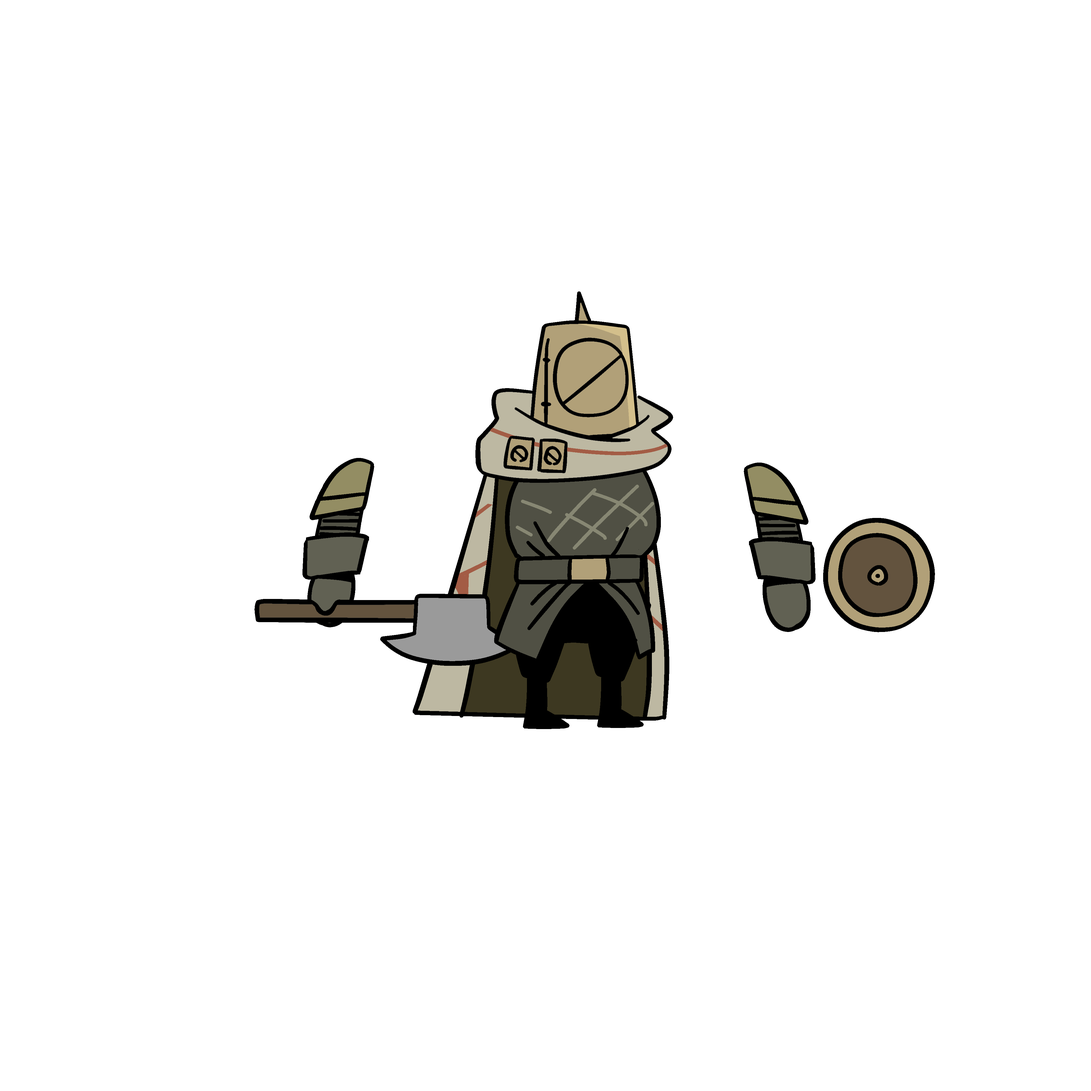
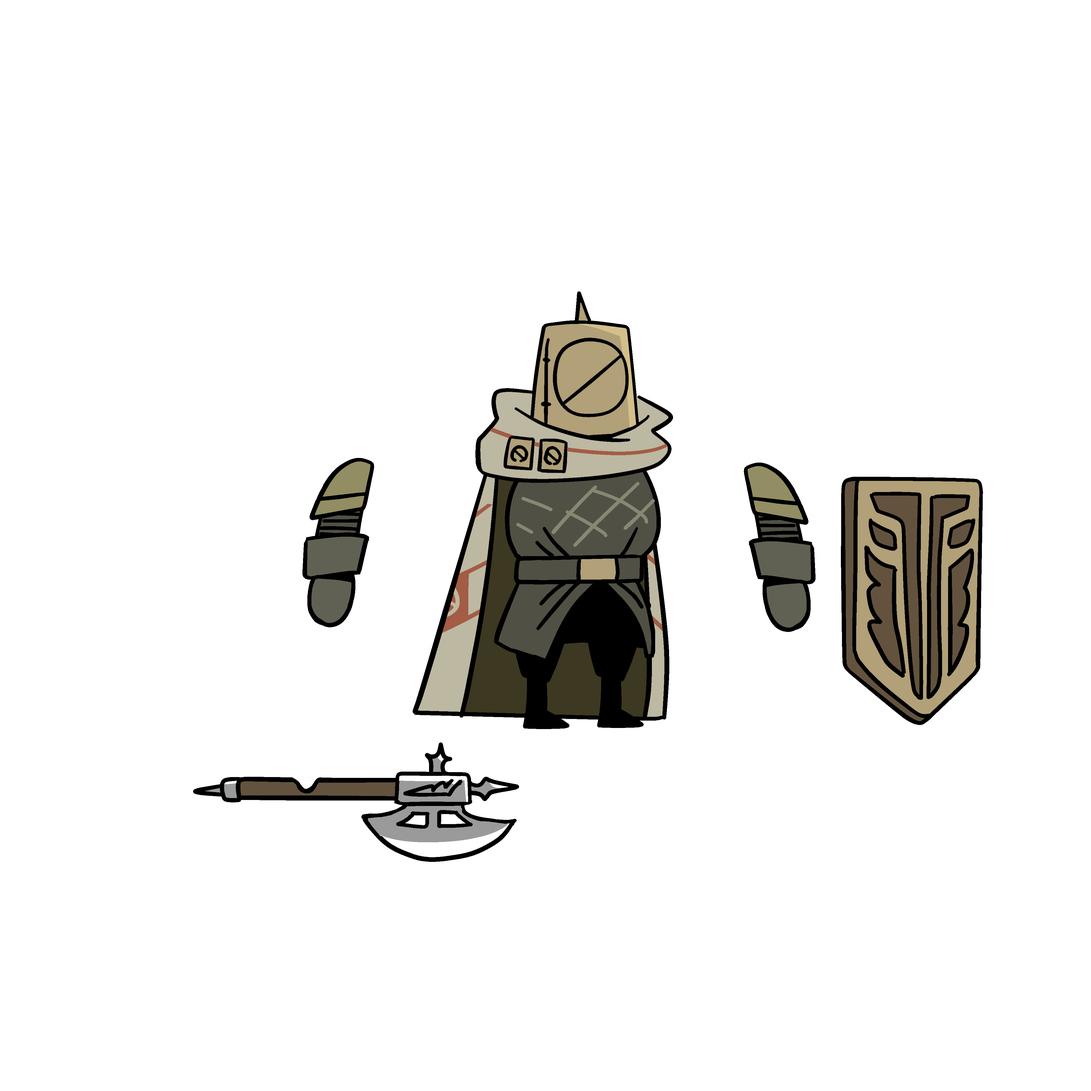
Layers edited between the first and the second 1091×1091 image:
painted on "shield" over [823, 476, 984, 726]
painted on "body" over [509, 482, 656, 660]
painted on "weapon" over [193, 594, 523, 863]
